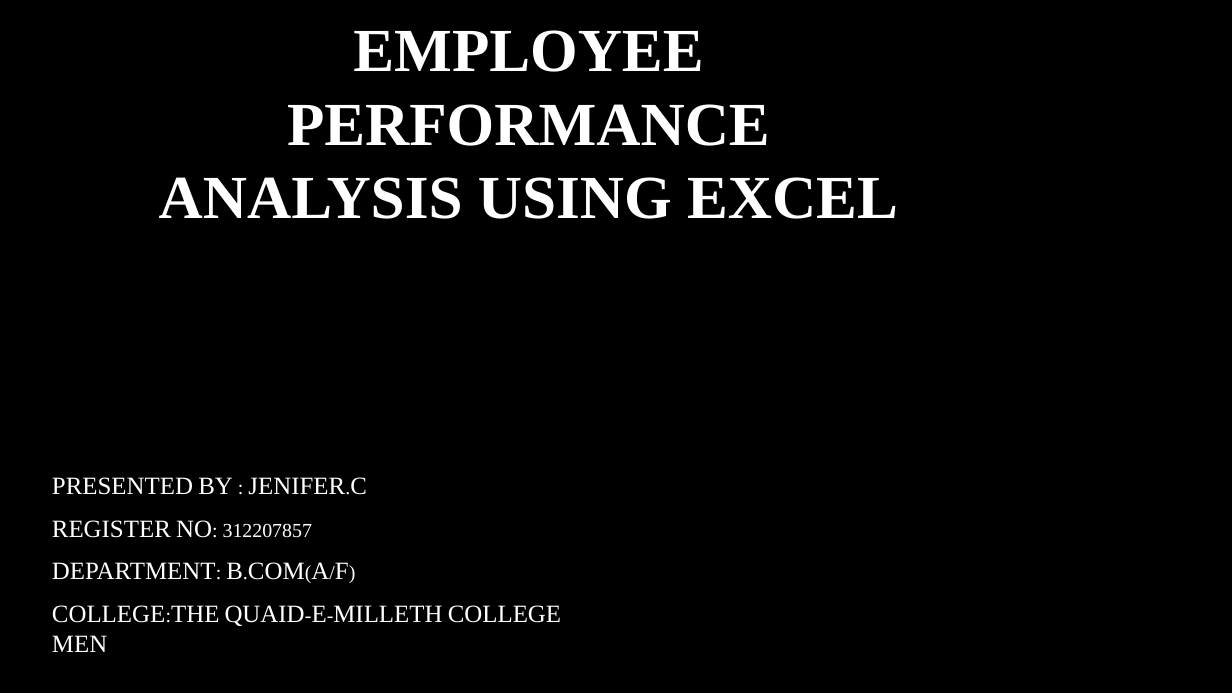
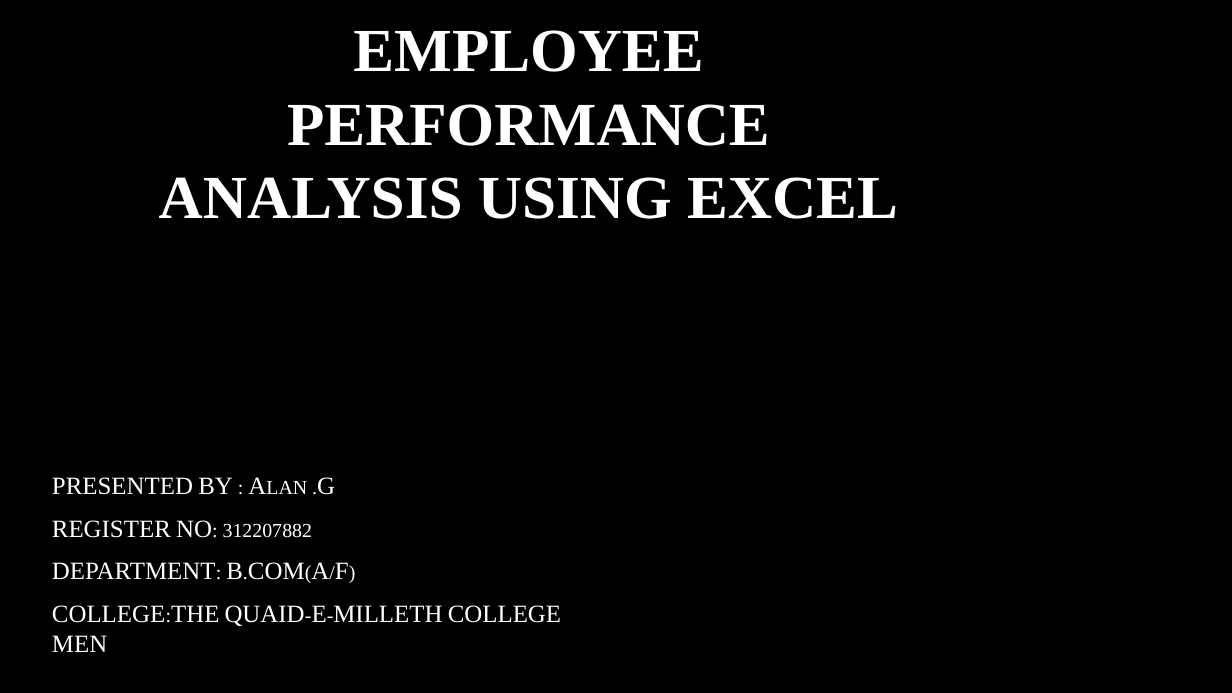
Before and after one commit to Alandon0706/TNDSD-DA-EXCEL, a slide deck: slide 1 of Employee Performance Analysis Using Excel-6.pptx. Drawn at 1232x693 pixels with LibreOffice and Linux fonts; fonts in the diff are those of the drawing; background and template pictures are left out. Boxes give left, top, right and bottom in pixels: in the first picture for what was removed or moved away, otherwise in the second. Text is boxed around its words. In the diff, an @@ line names an element or a change of style, - is before the commit and + after.

```diff
--- a/Employee Performance Analysis Using Excel-6.pptx
+++ b/Employee Performance Analysis Using Excel-6.pptx
@@ subtitle at [52,477,335,538]: text changed @@
-PRESENTED BY : JENIFER.C
-REGISTER NO: 312207857
+PRESENTED BY : Alan .G
+REGISTER NO: 312207882
```
